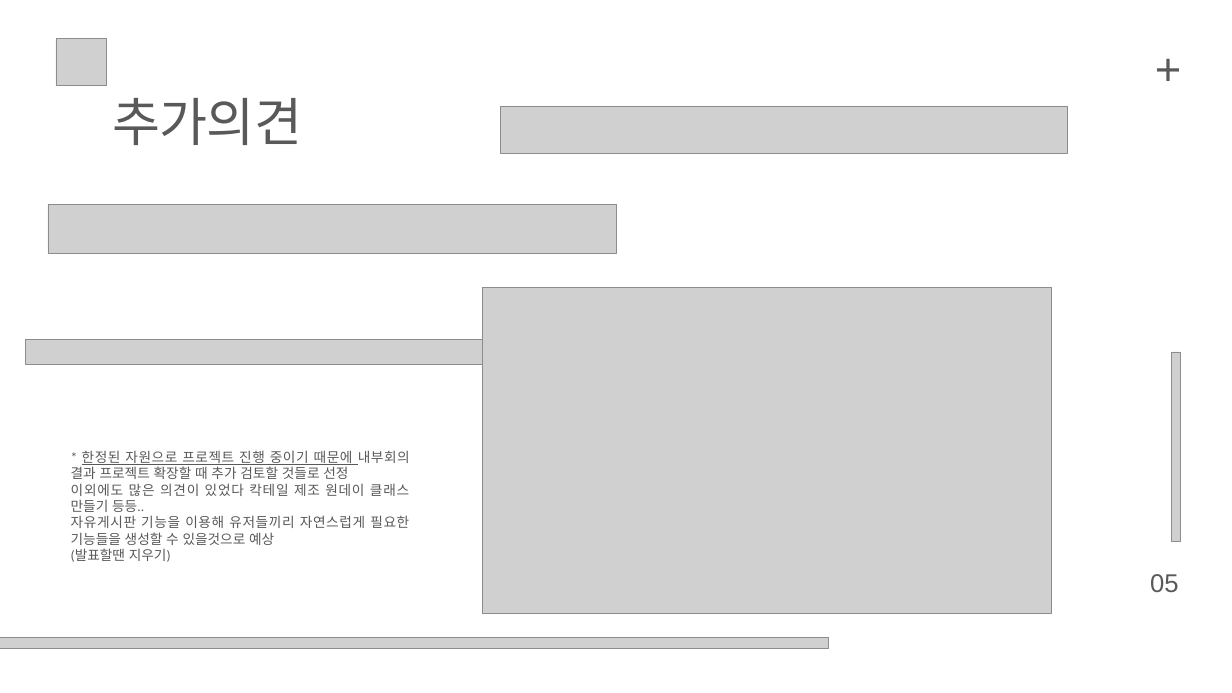
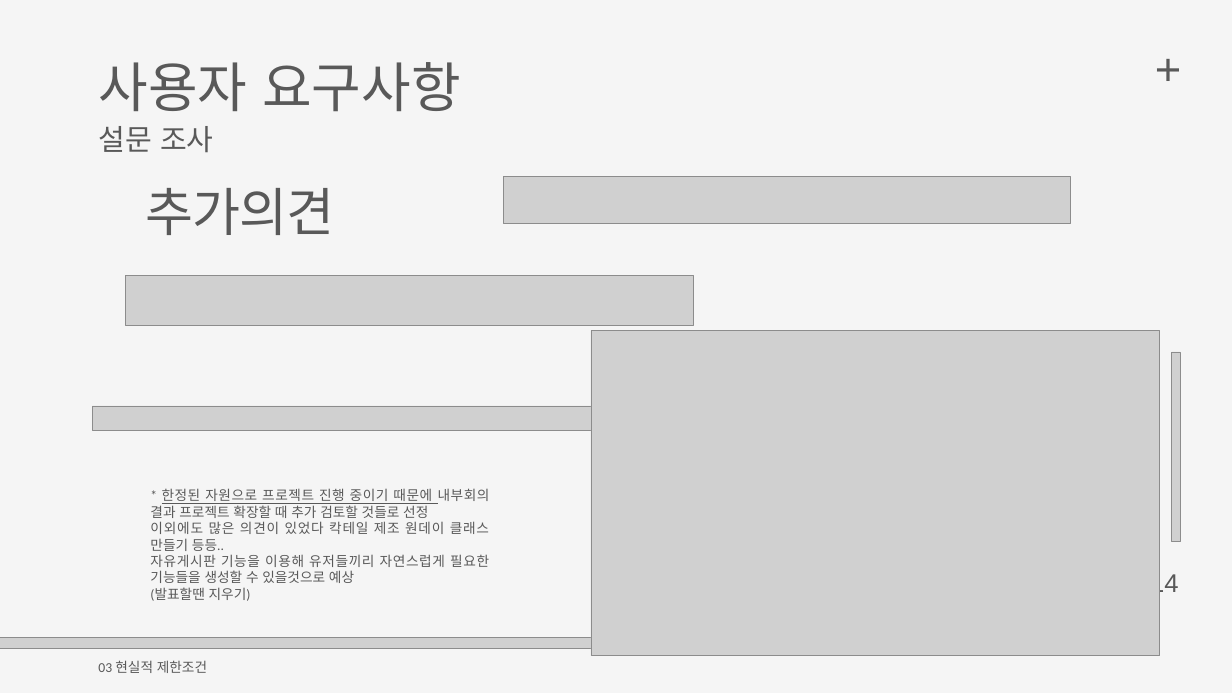
Before and after one commit to byungmeo/CockFit, a slide deck: slide 16 of Documents/팀프로젝트1_7조(방구석낭만)_제안서발표자료.pptx (slide 15 before the commit). Drawn at 1232x693 pixels with LibreOffice and Linux fonts; fonts in the diff are those of the drawing; grey boxes stand for pictures. Boxes give left, top, right and bottom in pixels: in the first picture for what was removed or moved away, otherwise in the second. Text is boxed around its words. In the diff, an @@ line names an element or a change of style, - is before the commit and + after.

```diff
--- a/Documents/팀프로젝트1_7조(방구석낭만)_제안서발표자료.pptx
+++ b/Documents/팀프로젝트1_7조(방구석낭만)_제안서발표자료.pptx
@@ background #FFFFFF to #F5F5F5 @@
@@ picture removed at box(56, 38, 107, 86) @@
@@ text added at box(98, 62, 460, 112), 63 pt, text #595959 @@
+사용자 요구사항
@@ text added at box(98, 126, 214, 153), 34 pt, text #595959 @@
+설문 조사
@@ text "추가의견": place and size @@
-text "추가의견" at box(113, 98, 302, 145)
+text "추가의견" at box(145, 188, 334, 235)
@@ picture: place and size @@
-picture at box(500, 106, 1068, 153)
+picture at box(503, 177, 1071, 224)
@@ picture: place and size @@
-picture at box(48, 204, 616, 254)
+picture at box(126, 275, 694, 325)
@@ picture: place and size @@
-picture at box(482, 288, 1052, 613)
+picture at box(591, 331, 1160, 656)
@@ picture: place and size @@
-picture at box(26, 339, 596, 364)
+picture at box(92, 406, 662, 431)
@@ text "* 한정된 자원으로 프로젝트 진행 ...": place and size @@
-text "* 한정된 자원으로 프로젝트 진행 ..." at box(71, 450, 410, 562)
+text "* 한정된 자원으로 프로젝트 진행 ..." at box(150, 488, 490, 601)
@@ text at box(1150, 571, 1179, 598): text changed @@
-05
+14
@@ picture: place and size @@
-picture at box(0, 638, 828, 649)
+picture at box(0, 638, 1016, 649)
@@ text added at box(98, 660, 207, 673), 16 pt, text #595959 @@
+03 현실적 제한조건
```
Also in this commit, not shown: 20 other slides changed, 9 slides added, 15 slides removed, 4 other files.
